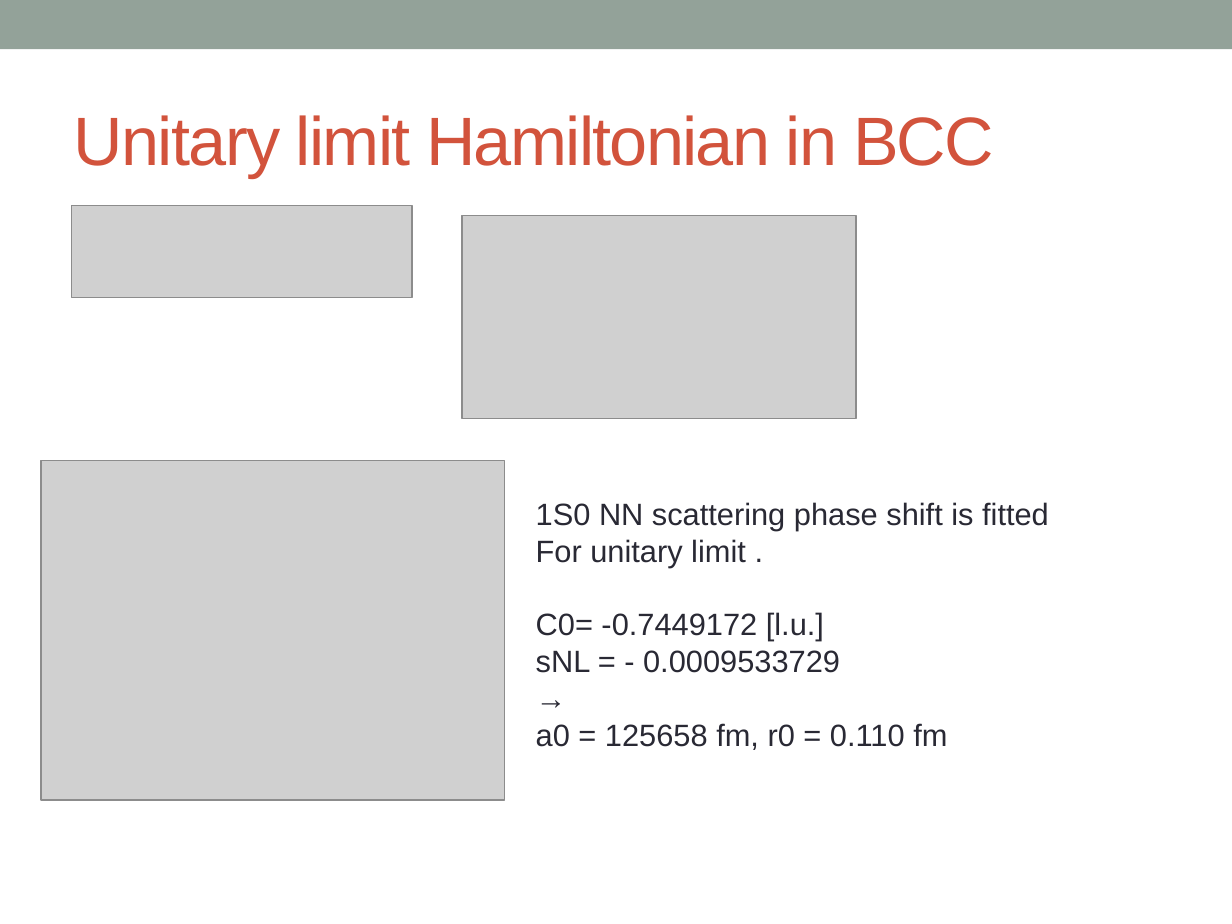
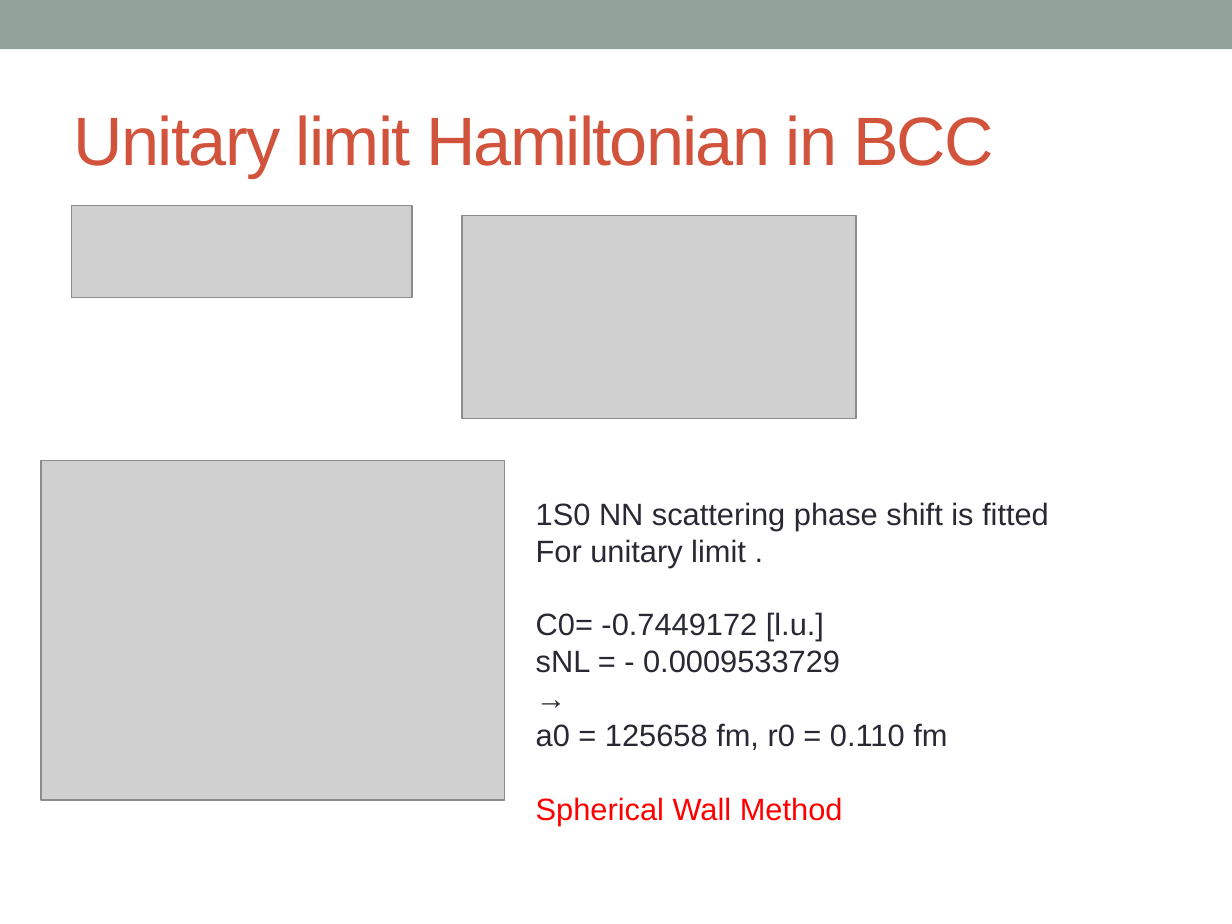
Before and after one commit to alphacentaury-github/NPSS2020, a slide deck: slide 26 of 20211002_BCC_OMEG.pptx (slide 15 before the commit). Drawn at 1232x924 pixels with LibreOffice and Linux fonts; fonts in the diff are those of the drawing; grey boxes stand for pictures. Boxes give left, top, right and bottom in pixels: in the first picture for what was removed or moved away, otherwise in the second. Text is boxed around its words. In the diff, an @@ line names an element or a change of style, - is before the commit and + after.

```diff
--- a/20211002_BCC_OMEG.pptx
+++ b/20211002_BCC_OMEG.pptx
@@ text at [536, 797, 843, 826]: paragraph added @@
+Spherical Wall Method
```
Also in this commit, not shown: 5 other slides changed, 19 slides added, 5 slides removed.
